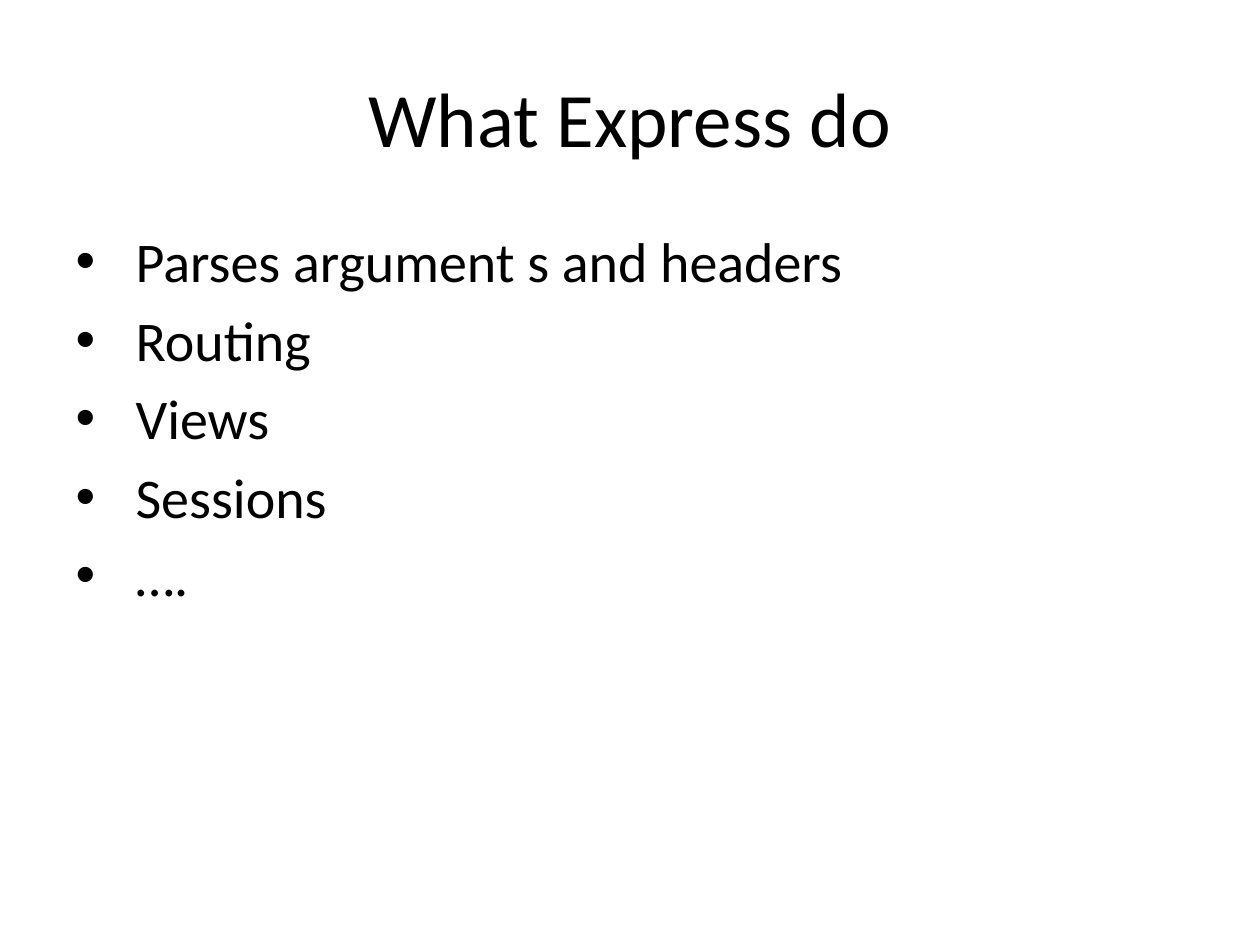
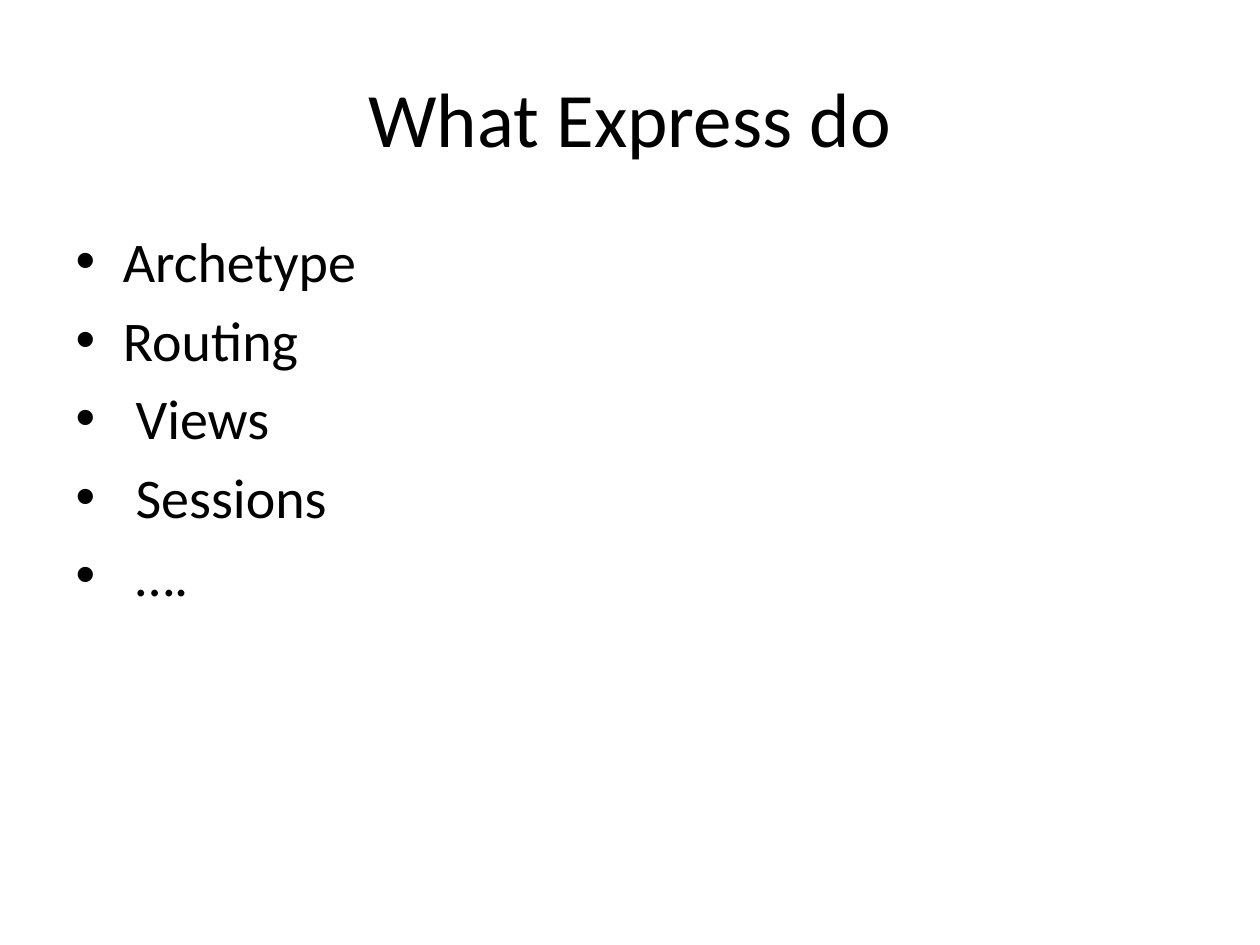
Before and after one commit to flybigcat/cs520p, a slide deck: slide 3 of slides/nodejs&express.pptx. Drawn at 1260x945 pixels with LibreOffice and Linux fonts; fonts in the diff are those of the drawing. Boxes give left, top, right and bottom in pixels: in the first picture for what was removed or moved away, otherwise in the second. Text is boxed around its words. In the diff, an @@ line names an element or a change of style, - is before the commit and + after.

```diff
--- a/slides/nodejs&express.pptx
+++ b/slides/nodejs&express.pptx
@@ text at box(123, 243, 356, 291): text changed @@
-• Parses argument s and headers
+• Archetype
```
Also in this commit, not shown: 7 other slides changed, 15 other files.
